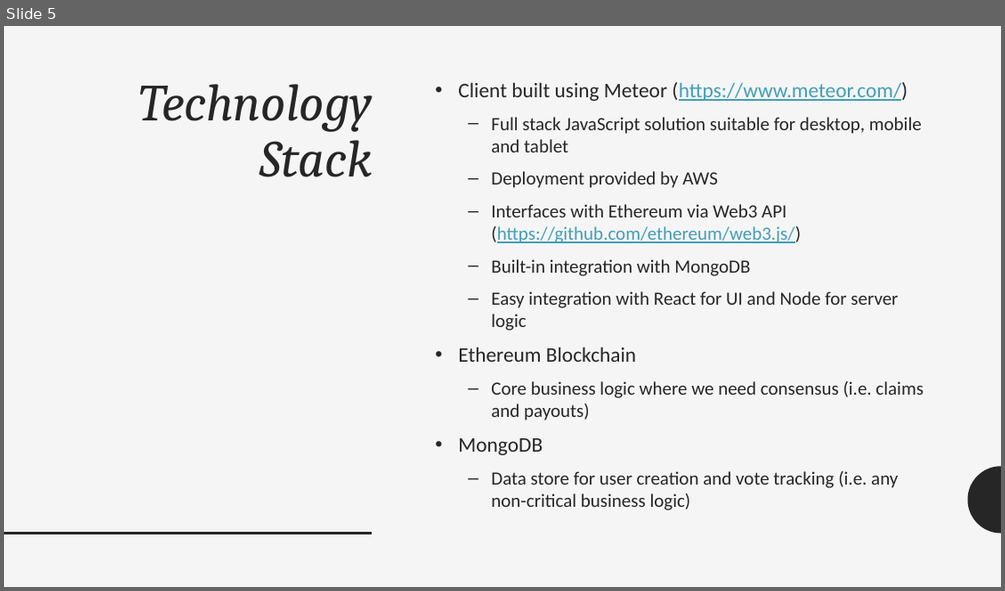
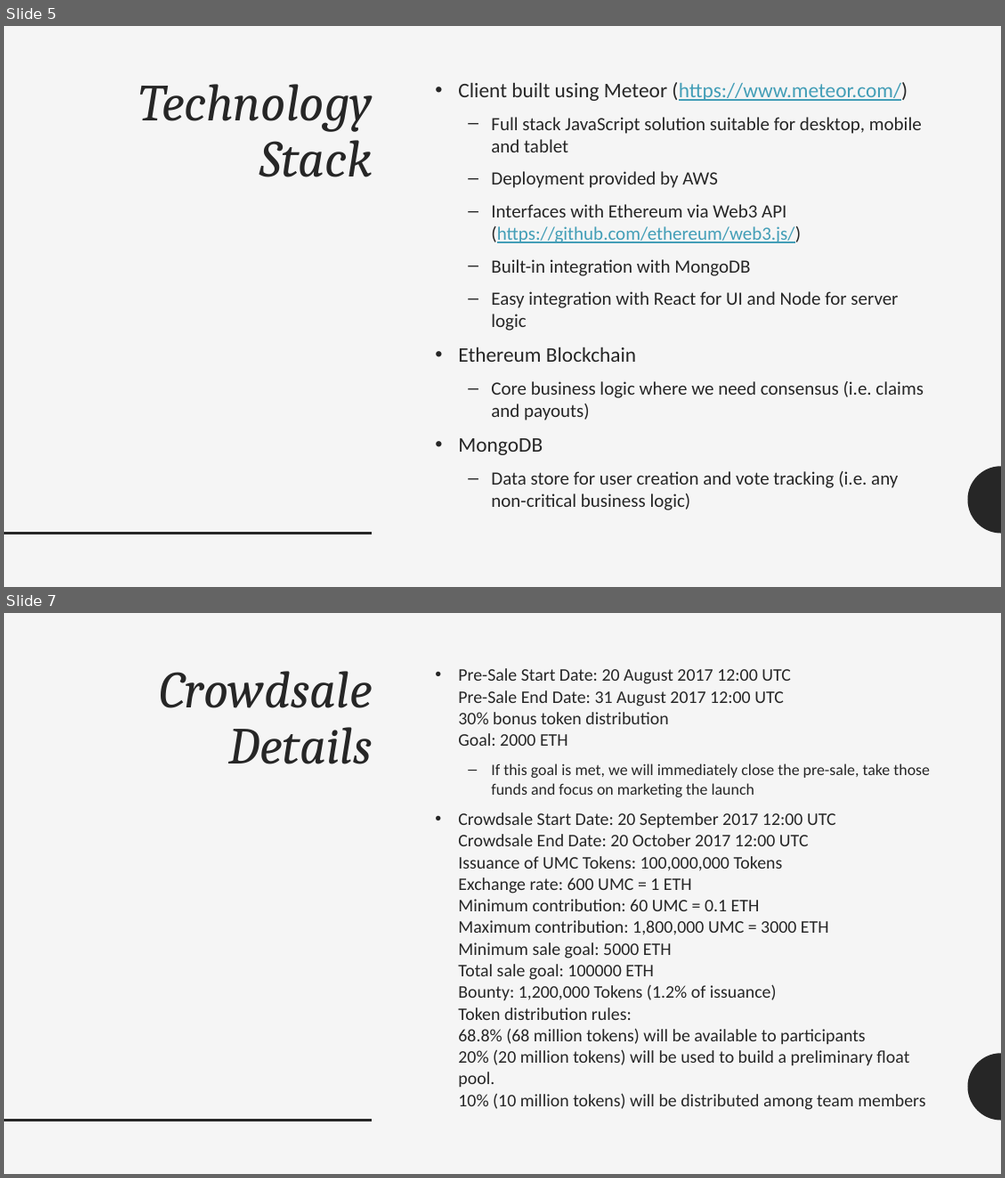
Before and after one commit to AnshulBasia/umc, a slide deck: documents/Umbrella Coin.pptx. Shown one above the other, each under a label of ours: slide 5 before the commit, slides 5 and 7 after it; the slides between them are not shown. The pictures are 1005x591 and 1005x1178 pixels, drawn with LibreOffice and Linux fonts; fonts in the diff are those of the drawing. Boxes give left, top, right and bottom in pixels: in the first picture for what was removed or moved away, otherwise in the second. Text is boxed around its words. In the diff, an @@ line names an element or a change of style, - is before the commit and + after.

Commit message:
update ppt

```diff
--- a/documents/Umbrella Coin.pptx
+++ b/documents/Umbrella Coin.pptx
@@ slide 7 added at (4,613,1001,1174), background #F5F5F5; not listed: 2 template elements that a slide beside it also shows @@
@@ title added at (160,671,372,764), 50 pt, text #262626, italic @@
+Crowdsale Details
@@ text added at (458,668,930,1110), 17 pt, text #262626 @@
+• Pre-Sale Start Date: 20 August 2017 12:00 UTC
+  Pre-Sale End Date: 31 August 2017 12:00 UTC
+  30% bonus token distribution
+  Goal: 2000 ETH
+  – If this goal is met, we will immediately close the pre-sale, take those funds and focus on marketing the launch
+• Crowdsale Start Date: 20 September 2017 12:00 UTC
+  Crowdsale End Date: 20 October 2017 12:00 UTC
+  Issuance of UMC Tokens: 100,000,000 Tokens
+  Exchange rate: 600 UMC = 1 ETH
+  Minimum contribution: 60 UMC = 0.1 ETH
+  Maximum contribution: 1,800,000 UMC = 3000 ETH
+  Minimum sale goal: 5000 ETH
+  Total sale goal: 100000 ETH
+  Bounty: 1,200,000 Tokens (1.2% of issuance)
+  Token distribution rules:
+  68.8% (68 million tokens) will be available to participants
+  20% (20 million tokens) will be used to build a preliminary float pool.
+  10% (10 million tokens) will be distributed among team members
```
Also in this commit, not shown: 1 other slide added.
